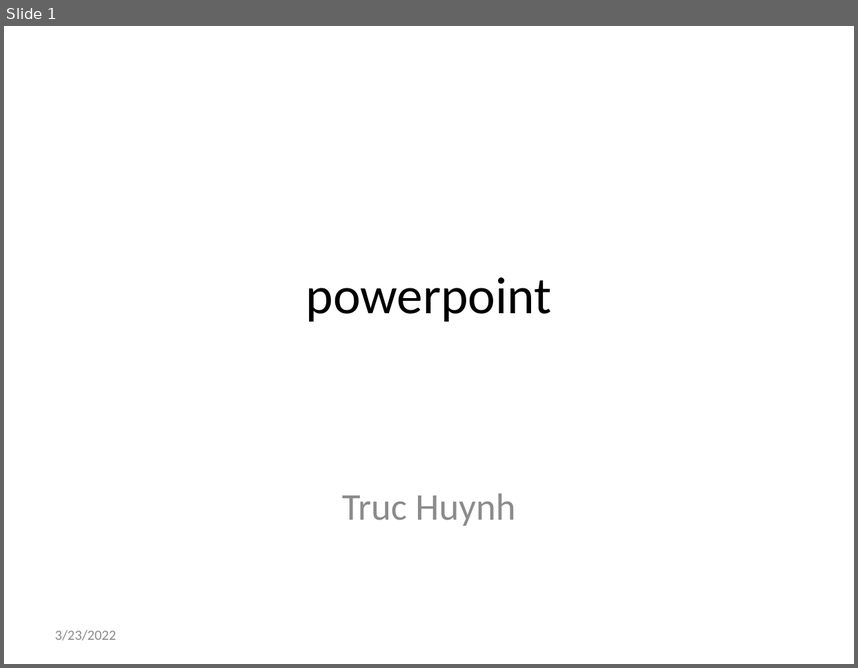
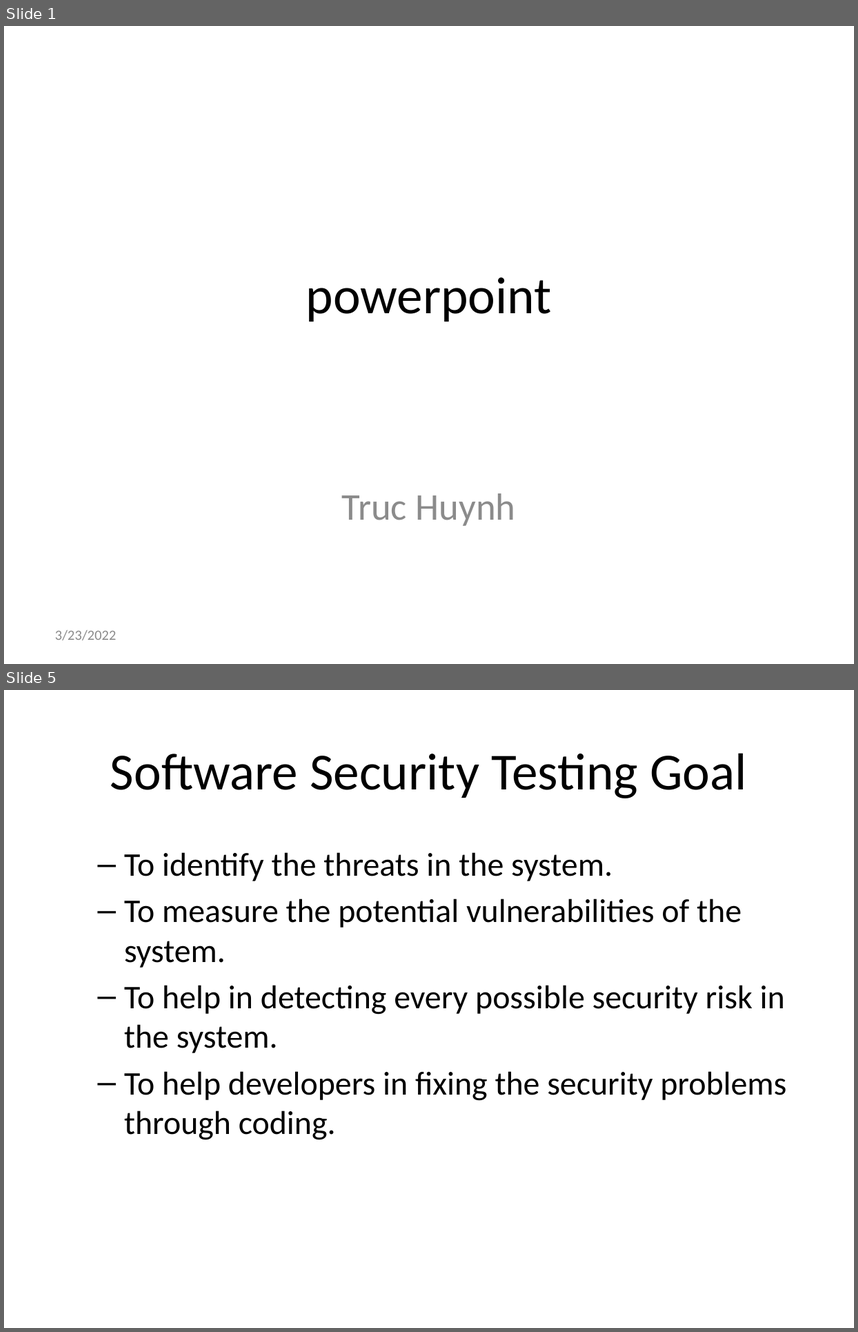
Before and after one commit to jackyhuynh/SecurityTesting, a slide deck: powerpoint.pptx. Shown one above the other, each under a label of ours: slide 1 before the commit, slides 1 and 5 after it; the slides between them are not shown. The pictures are 858x668 and 858x1332 pixels, drawn with LibreOffice and Linux fonts; fonts in the diff are those of the drawing. Boxes give left, top, right and bottom in pixels: in the first picture for what was removed or moved away, otherwise in the second. Text is boxed around its words. In the diff, an @@ line names an element or a change of style, - is before the commit and + after.

```diff
--- a/powerpoint.pptx
+++ b/powerpoint.pptx
@@ slide 5 added at bbox=[4, 690, 854, 1328], background #FFFFFF @@
@@ title added at bbox=[110, 753, 746, 798], 44 pt, text #000000 @@
+Software Security Testing Goal
@@ text added at bbox=[124, 852, 786, 1140], 28 pt, text #000000 @@
+  – To identify the threats in the system.
+  – To measure the potential vulnerabilities of the system.
+  – To help in detecting every possible security risk in the system.
+  – To help developers in fixing the security problems through coding.
```
Also in this commit, not shown: 8 other slides added, 4 slides removed.
